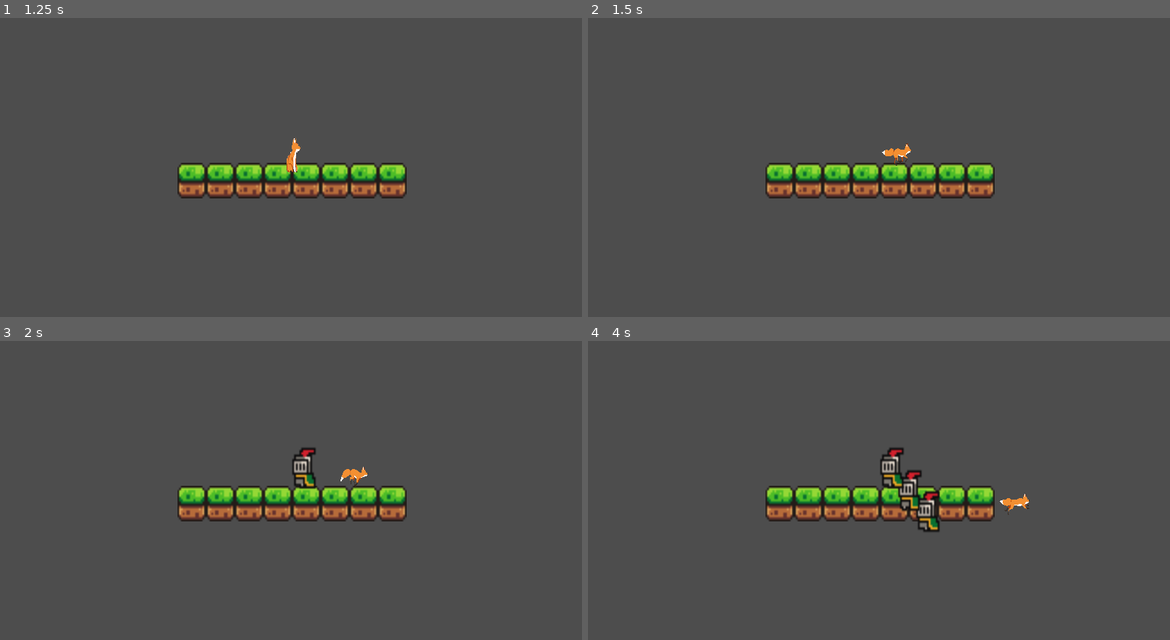
Above: before the commit, frames 1-4 (two rows, left to right).
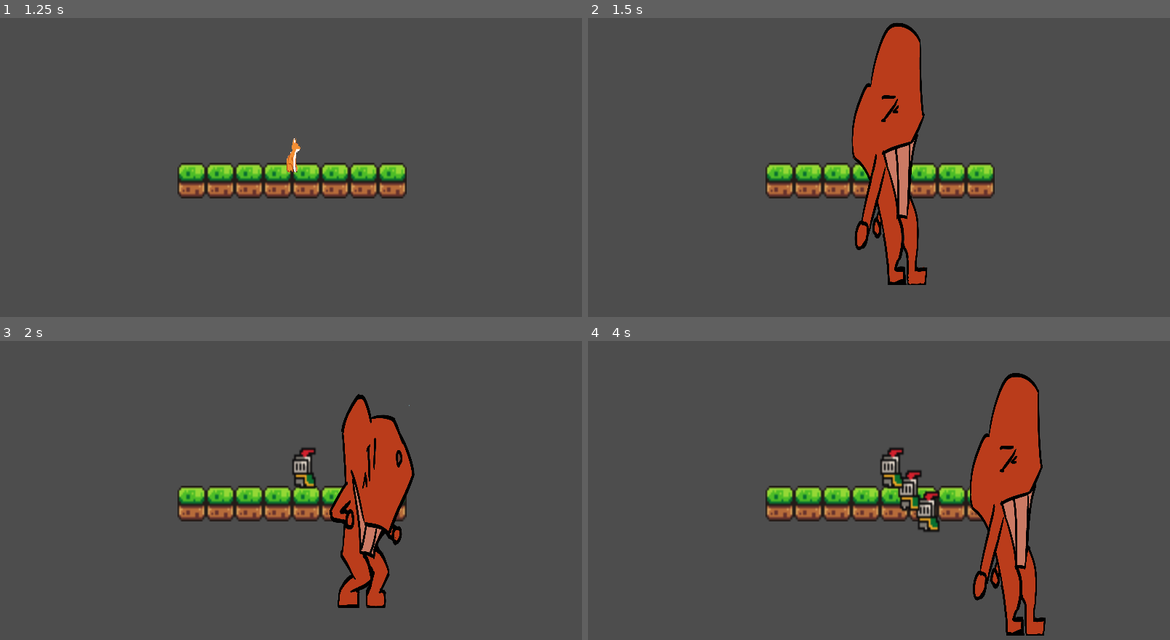
Above: after the commit, the same moments.

Repository: Tonevanda/hypoxia
Game: Godot game, scene res://scenes/titlescreen.tscn
Two runs of this game, one before a commit and one after it. Both use one fixed random seed, a clock stepped at 60 frames per second and the inputs below.
Inputs (mouse positions are in pixels of both pictures, inside the frame that each line leads up to):
- Up to frame 1 (1.25 s): click (291, 200) at 0.5 s
- Up to frame 2 (1.5 s): tap Enter at 1.25 s; hold Right (ui_right) from 1.28 s (still down); tap Space (attack, bound only after the commit) at 1.35 s
- Up to frame 3 (2 s): keep holding Right (ui_right)
- Up to frame 4 (4 s): release Right (ui_right) at 2.03 s; hold Down (ui_down) 2.03-2.78 s; tap Space (attack, bound only after the commit) at 2.1, 2.85, 3.6 s; hold Right (ui_right) 2.78-3.53 s; hold Up (ui_up) from 3.53 s (still down)

Frame 1 is identical in both runs. In frame 2, 7.5% of the frame differs, in the area x 45-59%, y 1-90%; in frame 3, 6.4%; in frame 4, 7.5%, in the area x 65-79%, y 10-99%.

Commit message:
added attack animation

Diff:
--- a/project.godot
+++ b/project.godot
@@ -20,3 +20,11 @@
 window/size/viewport_width=1920
 window/size/viewport_height=1080
 window/stretch/mode="canvas_items"
+
+[input]
+
+attack={
+"deadzone": 0.5,
+"events": [Object(InputEventKey,"resource_local_to_scene":false,"resource_name":"","device":0,"window_id":0,"alt_pressed":false,"shift_pressed":false,"ctrl_pressed":false,"meta_pressed":false,"pressed":false,"keycode":0,"physical_keycode":32,"key_label":0,"unicode":0,"location":0,"echo":false,"script":null)
+]
+}
--- /dev/null
+++ b/scenes/main.tscn
@@ -0,0 +1,155 @@
+[gd_scene load_steps=6 format=4 uid="uid://bm1q56bgiqq17"]
+
+[ext_resource type="PackedScene" uid="uid://bhenoi4ci8ml2" path="res://scenes/player.tscn" id="3_b7owq"]
+[ext_resource type="Texture2D" uid="uid://cb5chlqboixxe" path="res://brackeys_platformer_assets/sprites/world_tileset.png" id="22_id4ta"]
+[ext_resource type="PackedScene" uid="uid://drtmflbbsaavt" path="res://scenes/spawner.tscn" id="23_ojuc8"]
+
+[sub_resource type="TileSetAtlasSource" id="TileSetAtlasSource_f1pw4"]
+texture = ExtResource("22_id4ta")
+0:0/0 = 0
+1:0/0 = 0
+2:0/0 = 0
+3:0/0 = 0
+4:0/0 = 0
+5:0/0 = 0
+6:0/0 = 0
+7:0/0 = 0
+8:0/0 = 0
+9:0/0 = 0
+10:0/0 = 0
+11:0/0 = 0
+0:1/0 = 0
+1:1/0 = 0
+2:1/0 = 0
+3:1/0 = 0
+4:1/0 = 0
+5:1/0 = 0
+6:1/0 = 0
+7:1/0 = 0
+8:1/0 = 0
+9:1/0 = 0
+10:1/0 = 0
+11:1/0 = 0
+0:2/0 = 0
+1:2/0 = 0
+2:2/0 = 0
+3:2/0 = 0
+4:2/0 = 0
+5:2/0 = 0
+6:2/0 = 0
+7:2/0 = 0
+8:2/0 = 0
+9:2/0 = 0
+10:2/0 = 0
+11:2/0 = 0
+0:3/0 = 0
+1:3/0 = 0
+2:3/0 = 0
+5:3/0 = 0
+6:3/0 = 0
+7:3/0 = 0
+8:3/0 = 0
+9:3/0 = 0
+0:4/0 = 0
+1:4/0 = 0
+2:4/0 = 0
+3:4/0 = 0
+4:4/0 = 0
+5:4/0 = 0
+6:4/0 = 0
+7:4/0 = 0
+8:4/0 = 0
+9:4/0 = 0
+0:5/0 = 0
+1:5/0 = 0
+2:5/0 = 0
+3:5/0 = 0
+4:5/0 = 0
+5:5/0 = 0
+6:5/0 = 0
+7:5/0 = 0
+8:5/0 = 0
+1:6/0 = 0
+2:6/0 = 0
+3:6/0 = 0
+4:6/0 = 0
+5:6/0 = 0
+6:6/0 = 0
+7:6/0 = 0
+8:6/0 = 0
+0:7/0 = 0
+1:7/0 = 0
+3:7/0 = 0
+5:7/0 = 0
+6:7/0 = 0
+7:7/0 = 0
+8:7/0 = 0
+0:8/0 = 0
+1:8/0 = 0
+2:8/0 = 0
+3:8/0 = 0
+4:8/0 = 0
+5:8/0 = 0
+6:8/0 = 0
+7:8/0 = 0
+8:8/0 = 0
+0:9/0 = 0
+1:9/0 = 0
+2:9/0 = 0
+3:9/0 = 0
+4:9/0 = 0
+5:9/0 = 0
+6:9/0 = 0
+7:9/0 = 0
+0:10/0 = 0
+1:10/0 = 0
+2:10/0 = 0
+3:10/0 = 0
+4:10/0 = 0
+6:10/0 = 0
+0:11/0 = 0
+1:11/0 = 0
+2:11/0 = 0
+3:11/0 = 0
+4:11/0 = 0
+5:11/0 = 0
+0:12/0 = 0
+1:12/0 = 0
+2:12/0 = 0
+3:12/0 = 0
+4:12/0 = 0
+0:13/0 = 0
+1:13/0 = 0
+2:13/0 = 0
+3:13/0 = 0
+4:13/0 = 0
+5:13/0 = 0
+0:14/0 = 0
+1:14/0 = 0
+2:14/0 = 0
+3:14/0 = 0
+4:14/0 = 0
+0:15/0 = 0
+1:15/0 = 0
+2:15/0 = 0
+3:15/0 = 0
+
+[sub_resource type="TileSet" id="TileSet_ex1tj"]
+physics_layer_0/collision_layer = 1
+sources/0 = SubResource("TileSetAtlasSource_f1pw4")
+
+[node name="Game" type="Node2D"]
+scale = Vector2(118.2, -148.412)
+
+[node name="Camera2D" type="Camera2D" parent="."]
+position = Vector2(-0.575296, 4.16409)
+scale = Vector2(-1.13974e+06, 2.17543e+06)
+zoom = Vector2(0.05, 0.05)
+
+[node name="TileMapLayer" type="TileMapLayer" parent="."]
+tile_map_data = PackedByteArray("AAD+////AAAAAAAAADD/////AAAAAAAAADAAAP//AAAAAAAAADABAP//AAAAAAAAADACAP//AAAAAAAAADADAP//AAAAAAAAADD9////AAAAAAAAADD8////AAAAAAAAADA=")
+tile_set = SubResource("TileSet_ex1tj")
+
+[node name="Spawner" parent="." instance=ExtResource("23_ojuc8")]
+
+[node name="Player" parent="." instance=ExtResource("3_b7owq")]
--- a/scenes/player.tscn
+++ b/scenes/player.tscn
@@ -1,7 +1,8 @@
-[gd_scene load_steps=26 format=3 uid="uid://bwh5rk36estp0"]
+[gd_scene load_steps=30 format=3 uid="uid://bhenoi4ci8ml2"]
 
 [ext_resource type="Script" path="res://scripts/oxygentracker.gd" id="1_4lh5p"]
 [ext_resource type="Script" path="res://scripts/movement.gd" id="2_uil6b"]
+[ext_resource type="Texture2D" uid="uid://2ecsv71t7lvu" path="res://assets/attack_animation_no_lines_png.png" id="3_j4tn4"]
 [ext_resource type="Texture2D" uid="uid://cqv0qnjwl7cxs" path="res://assets/fox_idle_1.png" id="3_r8p43"]
 [ext_resource type="Texture2D" uid="uid://cb0wb0lehsxg7" path="res://assets/fox_idle_2.png" id="4_51eln"]
 [ext_resource type="Texture2D" uid="uid://yvm0fvd2sm32" path="res://assets/fox_idle_3.png" id="5_k3u8q"]
@@ -22,10 +23,36 @@
 [ext_resource type="Texture2D" uid="uid://d3y6h7xkgxywe" path="res://assets/fox_run_2.png" id="20_27xa1"]
 [ext_resource type="Texture2D" uid="uid://dq6f3lrsbrmht" path="res://assets/fox_run_3.png" id="21_vuhki"]
 [ext_resource type="Texture2D" uid="uid://ctd687c2vhoqk" path="res://assets/fox_run_4.png" id="22_o5p0y"]
-[ext_resource type="PackedScene" uid="uid://c4tkwt2y3i4of" path="res://scenes/collision.tscn" id="23_ax58f"]
+[ext_resource type="PackedScene" path="res://scenes/collision.tscn" id="24_oew4c"]
+
+[sub_resource type="AtlasTexture" id="AtlasTexture_0dkyp"]
+atlas = ExtResource("3_j4tn4")
+region = Rect2(0, 0, 1650, 1650)
+
+[sub_resource type="AtlasTexture" id="AtlasTexture_us7nq"]
+atlas = ExtResource("3_j4tn4")
+region = Rect2(1650, 0, 1650, 1650)
+
+[sub_resource type="AtlasTexture" id="AtlasTexture_p07cw"]
+atlas = ExtResource("3_j4tn4")
+region = Rect2(3300, 0, 1650, 1650)
 
 [sub_resource type="SpriteFrames" id="SpriteFrames_iywin"]
 animations = [{
+"frames": [{
+"duration": 2.0,
+"texture": SubResource("AtlasTexture_0dkyp")
+}, {
+"duration": 0.2,
+"texture": SubResource("AtlasTexture_us7nq")
+}, {
+"duration": 1.5,
+"texture": SubResource("AtlasTexture_p07cw")
+}],
+"loop": true,
+"name": &"attack",
+"speed": 5.0
+}, {
 "frames": [{
 "duration": 1.0,
 "texture": ExtResource("3_r8p43")
@@ -97,10 +124,10 @@
 "speed": 5.0
 }]
 
-[sub_resource type="RectangleShape2D" id="RectangleShape2D_2hkof"]
+[sub_resource type="RectangleShape2D" id="RectangleShape2D_voy48"]
 size = Vector2(18109.9, 50.9623)
 
-[node name="Player" type="Node2D"]
+[node name="Node2D" type="Node2D"]
 script = ExtResource("1_4lh5p")
 
 [node name="Whale" type="CharacterBody2D" parent="."]
@@ -111,13 +138,12 @@
 
 [node name="AnimatedSprite2D" type="AnimatedSprite2D" parent="Whale"]
 sprite_frames = SubResource("SpriteFrames_iywin")
-animation = &"idle"
-autoplay = "run"
+animation = &"attack"
+autoplay = "attack"
 
-[node name="Collision" parent="Whale" instance=ExtResource("23_ax58f")]
-scale = Vector2(1, 1)
+[node name="Collision" parent="Whale" instance=ExtResource("24_oew4c")]
 
 [node name="CollisionShape2D" type="CollisionShape2D" parent="Whale/Collision"]
 position = Vector2(16.1591, 8.96822)
 scale = Vector2(0.017967, -1.83798)
-shape = SubResource("RectangleShape2D_2hkof")
+shape = SubResource("RectangleShape2D_voy48")
--- a/scripts/movement.gd
+++ b/scripts/movement.gd
@@ -1,9 +1,10 @@
 extends CharacterBody2D
-
 
 const SPEED = 6000.0
 var prev_direction = 1
 var isColliding = false
+var is_attacking = false  # Tracks if the character is in the attack state
+var attack_time = 0.0  # Timer for attack animation duration
 
 @onready var animated_sprite = $AnimatedSprite2D
 
@@ -15,6 +16,8 @@
 		animated_sprite.flip_h = true
 
 func _update_velocity() -> void:
+	if is_attacking:  # Don't update velocity while attacking
+		return
 	var h_direction := Input.get_axis("ui_left", "ui_right")
 	var v_direction := Input.get_axis("ui_up", "ui_down")
 	if h_direction:
@@ -27,6 +30,10 @@
 		velocity.y = move_toward(velocity.y, 0, SPEED)
 
 func _animate():
+	if is_attacking:  # Play the attack animation if attacking
+		animated_sprite.play("attack")
+		return
+
 	var h_direction := Input.get_axis("ui_left", "ui_right")
 	var v_direction := Input.get_axis("ui_up", "ui_down")
 	if h_direction == 0 and v_direction == 0:
@@ -34,13 +41,27 @@
 	else:
 		animated_sprite.play("run")
 
+func _start_attack() -> void:
+	if is_attacking:  # Prevent starting another attack if already attacking
+		return
+	is_attacking = true
+	attack_time = 0.0  # Reset the attack timer
+	animated_sprite.play("attack")
+
+func _input(event: InputEvent) -> void:
+	if Input.is_action_just_pressed("attack"):
+		_start_attack()
+
 func _physics_process(delta: float) -> void:
-
-	# Get the input direction and handle the movement/deceleration.
-	# As good practice, you should replace UI actions with custom gameplay actions.
-	#var direction := Input.get_vector("ui_left", "ui_right", "ui_up", "ui_down")
-
-	_flipH()
-	_update_velocity()
+	if is_attacking:
+		attack_time += delta
+		# Retard hard-coded value, I'm a Godot noob whatever
+		if attack_time >= 0.65:
+			# Attack animation is finished, reset
+			is_attacking = false
+			_animate()
+	else:
+		_flipH()
+		_update_velocity()
+	_animate()
 	move_and_slide()
-	_animate()
--- a/scripts/oxygentracker.gd
+++ b/scripts/oxygentracker.gd
@@ -11,6 +11,7 @@
 	OXYGEN_LEVEL = max(OXYGEN_LEVEL, 0)
 
 	#Print the current oxygen level (for debugging)
+	#print("OXYGEN_LEVEL: ", OXYGEN_LEVEL)
 
 	# Check if oxygen level reaches 0
 	if OXYGEN_LEVEL <= 0:
Binary file added: assets/attack_animation_no_lines_png.png
Not shown, added: assets/attack_animation_no_lines_png.png.import
Binary file added: assets/attack_animation_with_lines_png.png
Not shown, added: assets/attack_animation_with_lines_png.png.import
Not shown: 1 places in scenes/pufferfish.tscn that only renumber resources
